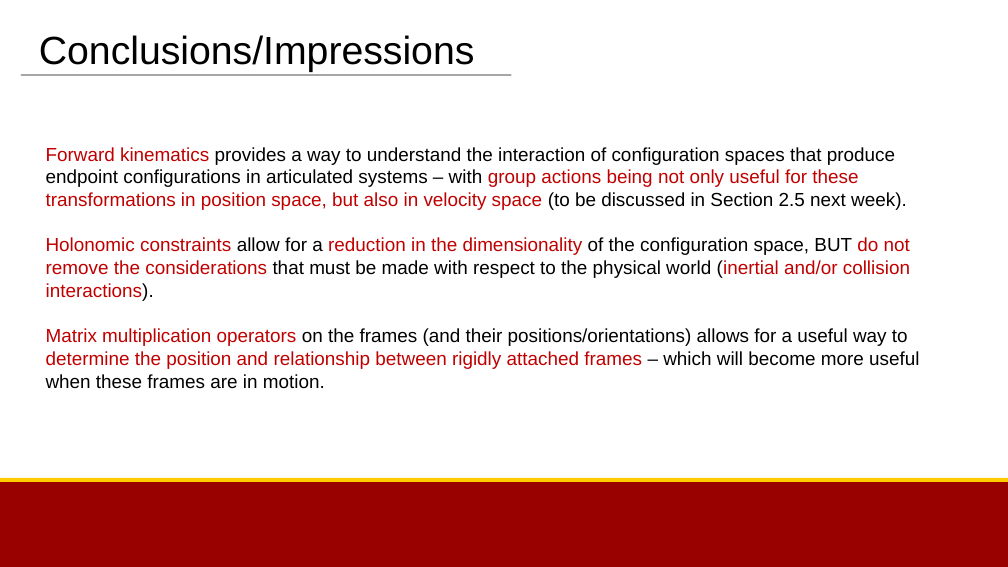
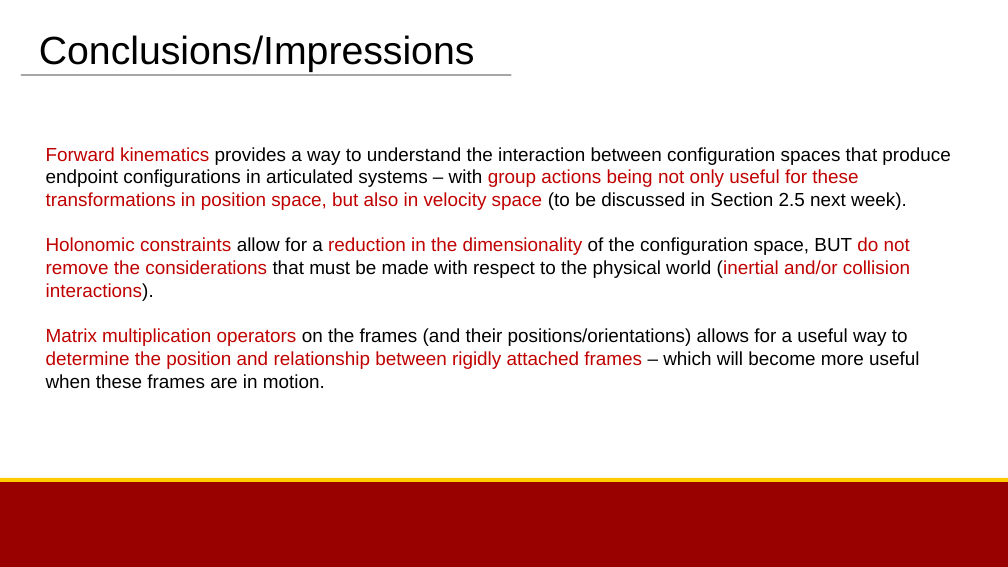
Before and after one commit to bc/Documents, a slide deck: slide 5 of BME790_Sp2017/Week3Summary.pptx. Drawn at 1008x567 pixels with LibreOffice and Linux fonts; fonts in the diff are those of the drawing; background and template pictures are left out. Boxes give left, top, right and bottom in pixels: in the first picture for what was removed or moved away, otherwise in the second. Text is boxed around its words. In the diff, an @@ line names an element or a change of style, - is before the commit and + after.

Commit message:
small final changes made to these documents

```diff
--- a/BME790_Sp2017/Week3Summary.pptx
+++ b/BME790_Sp2017/Week3Summary.pptx
@@ text at (x1=46, y1=147, x2=950, y2=210): text changed @@
-Forward kinematics provides a way to understand the interaction of configuration spaces that produce endpoint configurations in articulated systems – with group actions being not only useful for these transformations in position space, but also in velocity space (to be discussed in Section 2.5 next week).
+Forward kinematics provides a way to understand the interaction between configuration spaces that produce endpoint configurations in articulated systems – with group actions being not only useful for these transformations in position space, but also in velocity space (to be discussed in Section 2.5 next week).
```
Also in this commit, not shown: 2 other slides changed, 2 other files.
